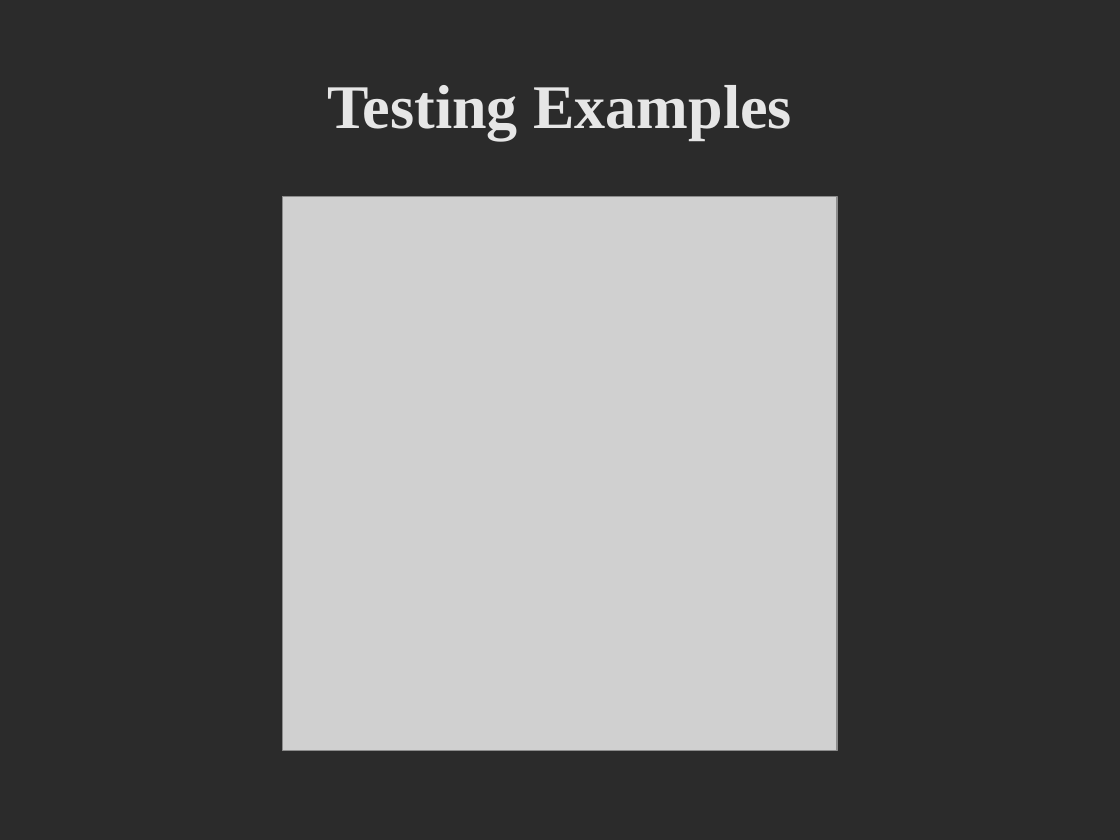
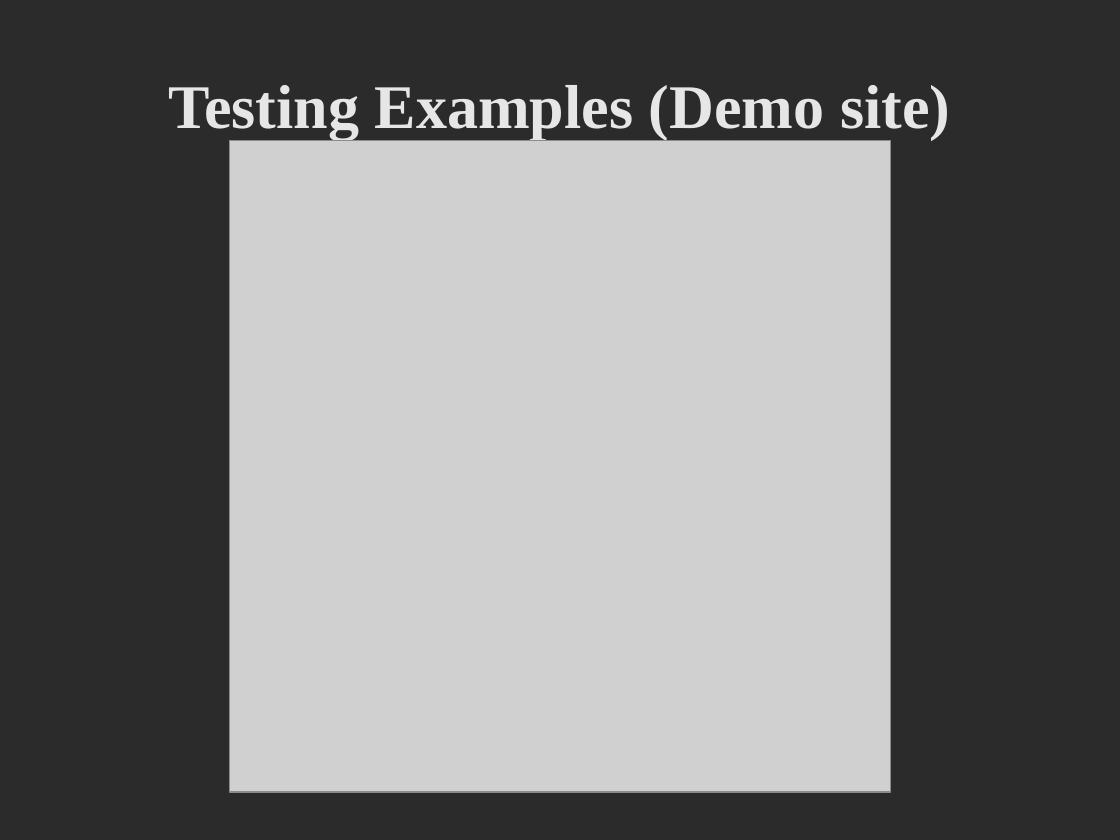
Before and after one commit to dfanica/onesite-unit-test-demo, a slide deck: slide 7 of public/files/presentation.odp (slide 8 before the commit). Drawn at 1120x840 pixels with LibreOffice and Linux fonts; fonts in the diff are those of the drawing; grey boxes stand for pictures; background and template pictures are left out; a plain dark background stands for a picture behind light text. Boxes give left, top, right and bottom in pixels: in the first picture for what was removed or moved away, otherwise in the second. Text is boxed around its words. In the diff, an @@ line names an element or a change of style, - is before the commit and + after.

Commit message:
Updated presentation with more examples, and added a selenium definition file.

```diff
--- a/public/files/presentation.odp
+++ b/public/files/presentation.odp
@@ title at bbox=[168, 85, 950, 140]: text changed @@
-Testing Examples
+Testing Examples (Demo site)
@@ picture: place and size @@
-picture at bbox=[283, 196, 837, 751]
+picture at bbox=[230, 140, 891, 792]
```
Also in this commit, not shown: 3 other slides changed, 3 slides added, 1 other file.
